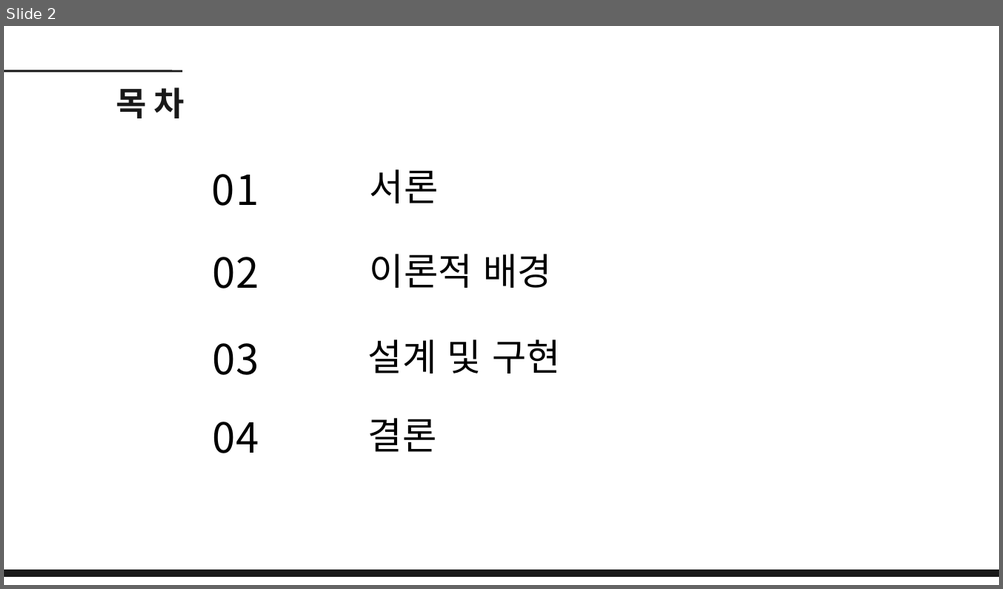
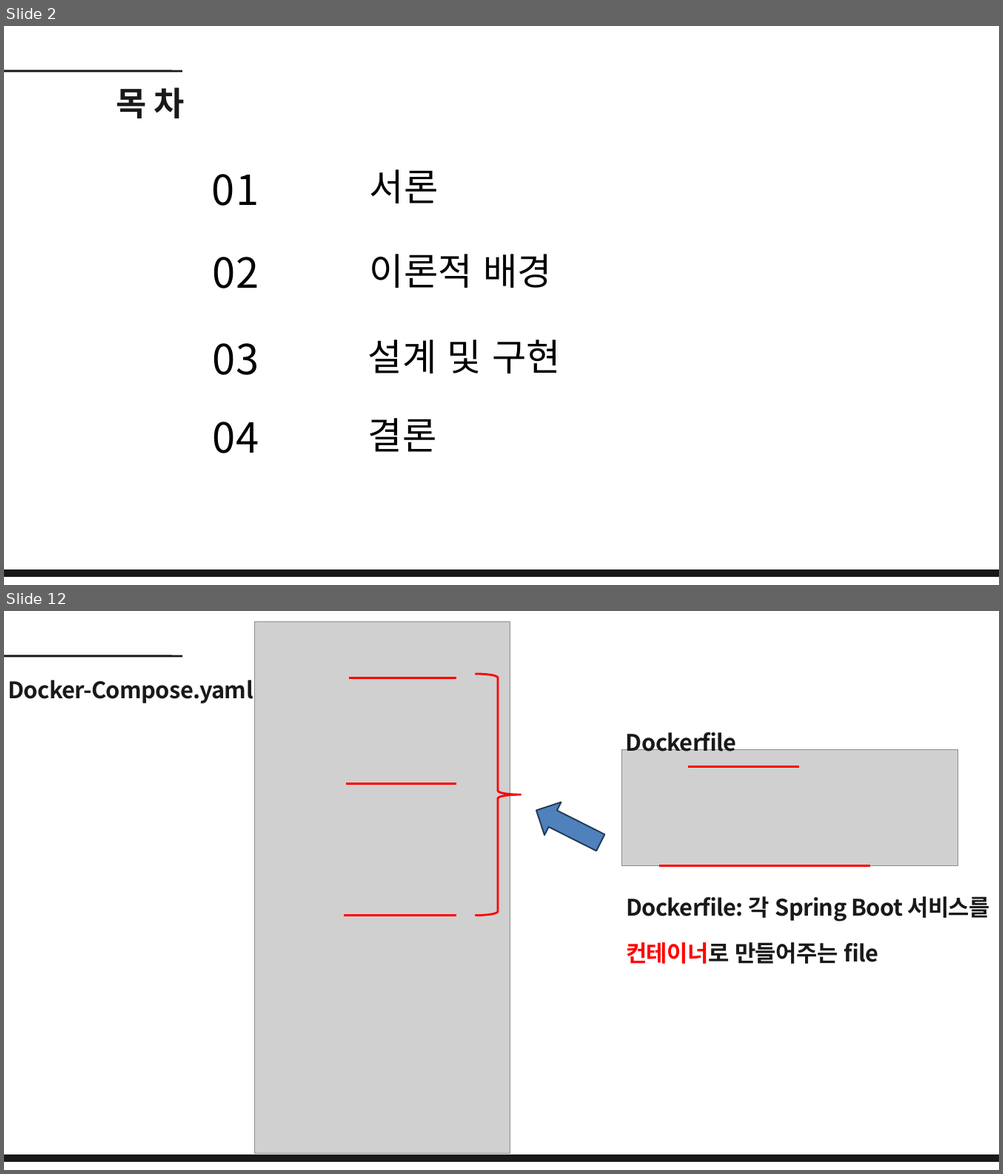
Before and after one commit to dbehdrbs0806/4rd_1sem, a slide deck: GraduationGuidance/20204077_유동균_논문발표ppt.pptx. Shown one above the other, each under a label of ours: slide 2 before the commit, slides 2 and 12 after it; the slides between them are not shown. The pictures are 1003x589 and 1003x1174 pixels, drawn with LibreOffice and Linux fonts; fonts in the diff are those of the drawing; grey boxes stand for pictures. Boxes give left, top, right and bottom in pixels: in the first picture for what was removed or moved away, otherwise in the second. Text is boxed around its words. In the diff, an @@ line names an element or a change of style, - is before the commit and + after.

```diff
--- a/GraduationGuidance/20204077_유동균_논문발표ppt.pptx
+++ b/GraduationGuidance/20204077_유동균_논문발표ppt.pptx
@@ slide 12 added at <box>4,611,999,1170</box>, background #FFFFFF @@
@@ picture added at <box>255,622,509,1153</box> @@
@@ line added from (4, 656) to (182, 656), #191919 3 pt @@
@@ right brace added at <box>475,674,521,915</box>, outline #FF0000 3 pt @@
@@ text added at <box>8,680,253,703</box>, 33 pt, text #191919, bold @@
+Docker-Compose.yaml
@@ line added from (349, 678) to (457, 678), #FF0000 3 pt @@
@@ text added at <box>626,727,736,752</box>, 33 pt, text #191919, bold @@
+Dockerfile
@@ picture added at <box>622,749,958,866</box> @@
@@ line added from (346, 784) to (457, 784), #FF0000 3 pt @@
@@ line added from (688, 766) to (799, 766), #FF0000 3 pt @@
@@ right arrow added at <box>528,794,609,859</box>, fill #4F81BD, outline #233953 2 pt @@
@@ line added from (659, 866) to (871, 866), #FF0000 3 pt @@
@@ text added at <box>626,897,990,964</box>, 33 pt, text #191919, bold @@
+Dockerfile: 각 Spring Boot 서비스를 컨테이너로 만들어주는 file
@@ line added from (344, 915) to (457, 915), #FF0000 3 pt @@
@@ freeform shape added at <box>4,1156,999,1162</box>, fill #191919, outline #191919 1.5 pt @@
```
Also in this commit, not shown: 6 slides changed, 10 other slides added, 7 slides removed, 3 other files.
